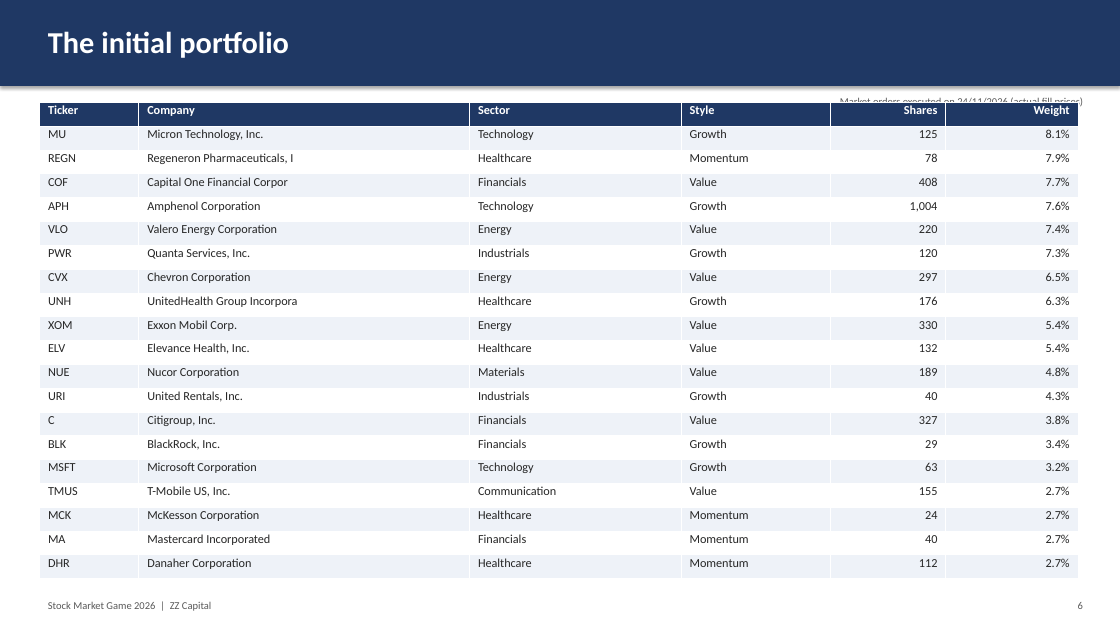
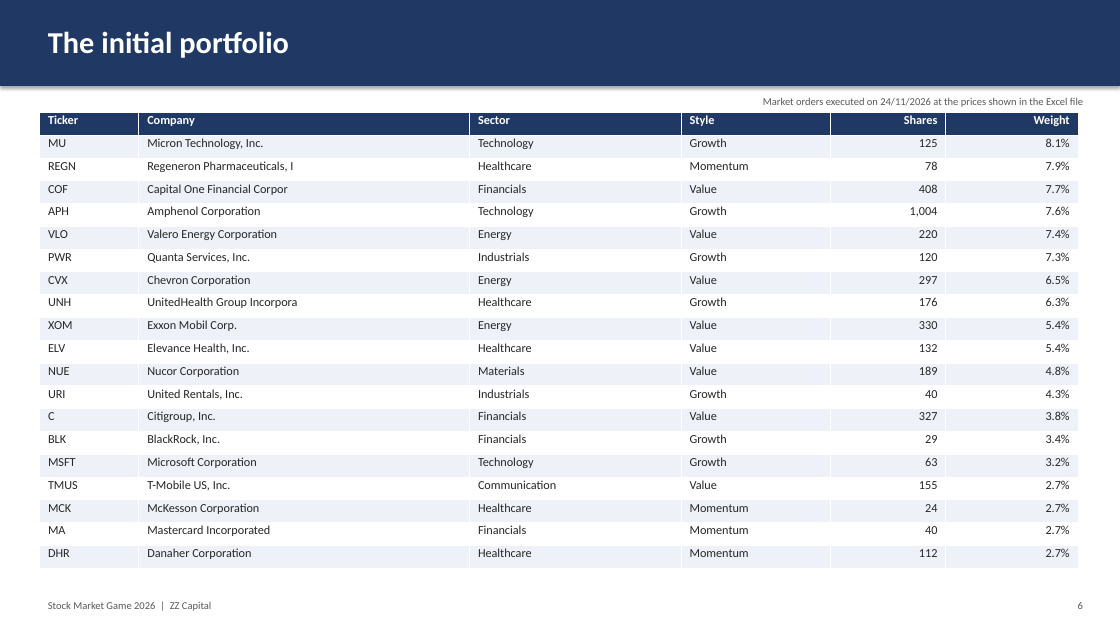
Before and after one commit to cristianozonta220405-afk/Uni, a slide deck: slide 6 of SMG/out/presentazione_strategia.pptx. Drawn at 1120x630 pixels with LibreOffice and Linux fonts; fonts in the diff are those of the drawing. Boxes give left, top, right and bottom in pixels: in the first picture for what was removed or moved away, otherwise in the second. Text is boxed around its words. In the diff, an @@ line names an element or a change of style, - is before the commit and + after.

```diff
--- a/SMG/out/presentazione_strategia.pptx
+++ b/SMG/out/presentazione_strategia.pptx
@@ table: place and size @@
-table at (39, 103, 1078, 579)
+table at (39, 113, 1078, 569)
@@ text at (763, 97, 1083, 107): text changed @@
-Market orders executed on 24/11/2026 (actual fill prices)
+Market orders executed on 24/11/2026 at the prices shown in the Excel file
```
Also in this commit, not shown: 11 other slides changed, 1 other file.
